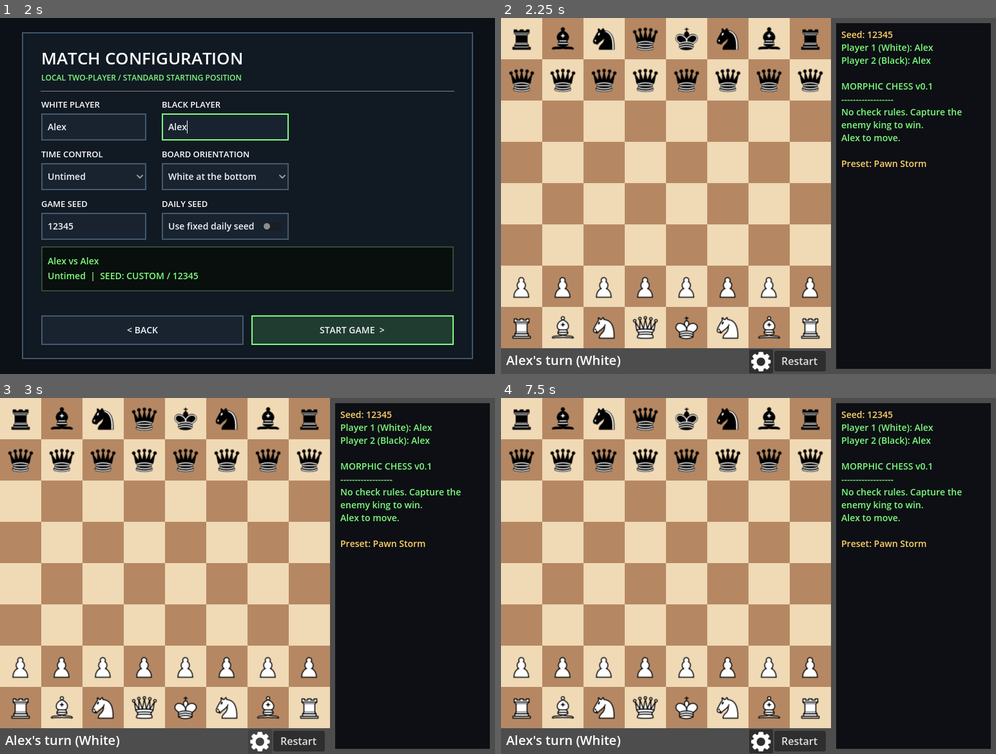
Above: before the commit, frames 1-4 (two rows, left to right).
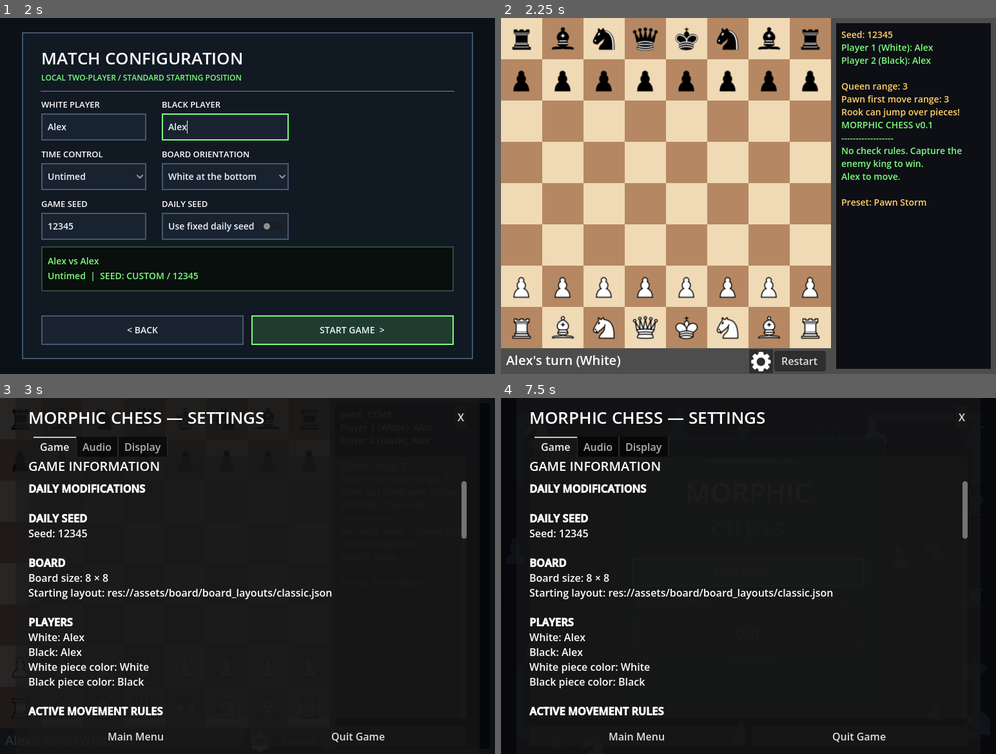
Above: after the commit, the same moments.

Repository: LaRosanera/morphic-chess
Game: Godot game, scene res://Scenes/Main/title_screen.tscn
Two runs of this game, one before a commit and one after it. Both use one fixed random seed, a clock stepped at 60 frames per second and the inputs below.
Inputs (mouse positions are in pixels of both pictures, inside the frame that each line leads up to):
- Up to frame 1 (2 s): click "NEW GAME >" at 0.5 s; click (94, 128) at 1.27 s; type "Alex" at 1.35 s; click (227, 128) at 1.5 s; type "Alex" at 1.58 s
- Up to frame 2 (2.25 s): click "START GAME >" at 2 s
- Up to frame 3 (3 s): click (262, 739) at 2.75 s
- Up to frame 4 (7.5 s): click (961, 415) at 3.5 s, where only the run after the commit has a clickable "X"; click "Restart" at 4.25 s; click "Restart" at 5 s; click "Restart" at 5.75 s; click (763, 739) at 6.5 s; click (639, 736) at 7.25 s, where only the run after the commit has a clickable "Main Menu"

Frame 1 is identical in both runs. In frame 2, 3.4% of the frame differs, in the area x 1-94%, y 14-53%; in frame 3, 69%, in the area x 0-100%, y 0-100%; in frame 4, 69%.

Commit message:
Settings
Added a settings window, still kind of broken

Diff:
--- a/Scenes/Chess/chess_board.tscn
+++ b/Scenes/Chess/chess_board.tscn
@@ -174,4 +174,4 @@
 text = "Knight"
 
 [connection signal="pressed" from="UI/Restart" to="." method="restart"]
-[connection signal="pressed" from="UI/settings" to="." method="restart"]
+[connection signal="pressed" from="UI/settings" to="." method="_on_settings_pressed"]
--- /dev/null
+++ b/Scenes/Main/settings.tscn
@@ -0,0 +1,179 @@
+[gd_scene format=3 uid="uid://bqd4qxf4oynm8"]
+
+[ext_resource type="Script" uid="uid://bt6eqnfhj6le7" path="res://scripts/main/settings.gd" id="1_lgwr1"]
+
+[node name="SettingsMenu" type="Control" unique_id=2112605759]
+layout_mode = 3
+anchors_preset = 15
+anchor_right = 1.0
+anchor_bottom = 1.0
+grow_horizontal = 2
+grow_vertical = 2
+script = ExtResource("1_lgwr1")
+
+[node name="Background" type="ColorRect" parent="." unique_id=415009024]
+layout_mode = 1
+anchors_preset = 15
+anchor_right = 1.0
+anchor_bottom = 1.0
+grow_horizontal = 2
+grow_vertical = 2
+color = Color(0.02, 0.025, 0.04, 0.85)
+
+[node name="Center" type="CenterContainer" parent="." unique_id=357535177]
+layout_mode = 1
+anchors_preset = 15
+anchor_right = 1.0
+anchor_bottom = 1.0
+grow_horizontal = 2
+grow_vertical = 2
+
+[node name="Panel" type="PanelContainer" parent="Center" unique_id=1808123505]
+custom_minimum_size = Vector2(720, 560)
+layout_mode = 2
+
+[node name="Margin" type="MarginContainer" parent="Center/Panel" unique_id=2025245667]
+layout_mode = 2
+theme_override_constants/margin_left = 20
+theme_override_constants/margin_top = 16
+theme_override_constants/margin_right = 20
+theme_override_constants/margin_bottom = 16
+
+[node name="Main" type="VBoxContainer" parent="Center/Panel/Margin" unique_id=1730567519]
+layout_mode = 2
+theme_override_constants/separation = 12
+
+[node name="Header" type="HBoxContainer" parent="Center/Panel/Margin/Main" unique_id=1755188629]
+layout_mode = 2
+
+[node name="Title" type="Label" parent="Center/Panel/Margin/Main/Header" unique_id=1448069198]
+layout_mode = 2
+size_flags_horizontal = 3
+theme_override_font_sizes/font_size = 26
+text = "MORPHIC CHESS — SETTINGS"
+
+[node name="Close" type="Button" parent="Center/Panel/Margin/Main/Header" unique_id=600830286]
+layout_mode = 2
+text = "X"
+
+[node name="Tabs" type="TabContainer" parent="Center/Panel/Margin/Main" unique_id=1993447441]
+layout_mode = 2
+size_flags_vertical = 3
+current_tab = 0
+
+[node name="Game" type="VBoxContainer" parent="Center/Panel/Margin/Main/Tabs" unique_id=95834213]
+layout_mode = 2
+theme_override_constants/separation = 10
+metadata/_tab_index = 0
+
+[node name="GameHeading" type="Label" parent="Center/Panel/Margin/Main/Tabs/Game" unique_id=1240399458]
+layout_mode = 2
+theme_override_font_sizes/font_size = 20
+text = "GAME INFORMATION"
+
+[node name="GameScroll" type="ScrollContainer" parent="Center/Panel/Margin/Main/Tabs/Game" unique_id=1284880475]
+layout_mode = 2
+size_flags_vertical = 3
+
+[node name="GameInfo" type="RichTextLabel" parent="Center/Panel/Margin/Main/Tabs/Game/GameScroll" unique_id=337515787]
+custom_minimum_size = Vector2(640, 400)
+layout_mode = 2
+size_flags_horizontal = 3
+bbcode_enabled = true
+text = "Loading game information..."
+fit_content = true
+
+[node name="Audio" type="VBoxContainer" parent="Center/Panel/Margin/Main/Tabs" unique_id=829913989]
+visible = false
+layout_mode = 2
+theme_override_constants/separation = 18
+metadata/_tab_index = 1
+
+[node name="AudioHeading" type="Label" parent="Center/Panel/Margin/Main/Tabs/Audio" unique_id=1477394033]
+layout_mode = 2
+theme_override_font_sizes/font_size = 20
+text = "AUDIO SETTINGS"
+
+[node name="MasterLabel" type="Label" parent="Center/Panel/Margin/Main/Tabs/Audio" unique_id=1892238160]
+layout_mode = 2
+text = "Master Volume"
+
+[node name="MasterSlider" type="HSlider" parent="Center/Panel/Margin/Main/Tabs/Audio" unique_id=1241007023]
+custom_minimum_size = Vector2(0, 28)
+layout_mode = 2
+size_flags_horizontal = 3
+max_value = 1.0
+step = 0.01
+value = 1.0
+
+[node name="MusicLabel" type="Label" parent="Center/Panel/Margin/Main/Tabs/Audio" unique_id=327811252]
+layout_mode = 2
+text = "Music Volume"
+
+[node name="MusicSlider" type="HSlider" parent="Center/Panel/Margin/Main/Tabs/Audio" unique_id=614068252]
+custom_minimum_size = Vector2(0, 28)
+layout_mode = 2
+size_flags_horizontal = 3
+max_value = 1.0
+step = 0.01
+value = 1.0
+
+[node name="SFXLabel" type="Label" parent="Center/Panel/Margin/Main/Tabs/Audio" unique_id=593708668]
+layout_mode = 2
+text = "Sound Effects Volume"
+
+[node name="SFXSlider" type="HSlider" parent="Center/Panel/Margin/Main/Tabs/Audio" unique_id=1104105770]
+custom_minimum_size = Vector2(0, 28)
+layout_mode = 2
+size_flags_horizontal = 3
+max_value = 1.0
+step = 0.01
+value = 1.0
+
+[node name="AudioNote" type="Label" parent="Center/Panel/Margin/Main/Tabs/Audio" unique_id=1573714139]
+layout_mode = 2
+text = "Music and SFX sliders require matching Audio buses."
+
+[node name="Display" type="VBoxContainer" parent="Center/Panel/Margin/Main/Tabs" unique_id=1207496147]
+visible = false
+layout_mode = 2
+theme_override_constants/separation = 12
+metadata/_tab_index = 2
+
+[node name="DisplayHeading" type="Label" parent="Center/Panel/Margin/Main/Tabs/Display" unique_id=2055772415]
+layout_mode = 2
+theme_override_font_sizes/font_size = 20
+text = "DISPLAY SETTINGS"
+
+[node name="ResolutionLabel" type="Label" parent="Center/Panel/Margin/Main/Tabs/Display" unique_id=1017012403]
+layout_mode = 2
+text = "Resolution"
+
+[node name="ResolutionOption" type="OptionButton" parent="Center/Panel/Margin/Main/Tabs/Display" unique_id=1841083251]
+layout_mode = 2
+disabled = true
+item_count = 1
+popup/item_0/text = "Coming soon"
+popup/item_0/id = 0
+
+[node name="DisplayNote" type="Label" parent="Center/Panel/Margin/Main/Tabs/Display" unique_id=810446697]
+layout_mode = 2
+text = "Resolution and fullscreen options will be implemented later."
+
+[node name="Footer" type="HBoxContainer" parent="Center/Panel/Margin/Main" unique_id=1416125039]
+layout_mode = 2
+theme_override_constants/separation = 10
+
+[node name="MainMenu" type="Button" parent="Center/Panel/Margin/Main/Footer" unique_id=1443098038]
+layout_mode = 2
+size_flags_horizontal = 3
+text = "Main Menu"
+
+[node name="Quit" type="Button" parent="Center/Panel/Margin/Main/Footer" unique_id=3721842]
+layout_mode = 2
+size_flags_horizontal = 3
+text = "Quit Game"
+
+[connection signal="pressed" from="Center/Panel/Margin/Main/Header/Close" to="." method="_on_close_pressed"]
+[connection signal="pressed" from="Center/Panel/Margin/Main/Footer/MainMenu" to="." method="_on_main_menu_pressed"]
+[connection signal="pressed" from="Center/Panel/Margin/Main/Footer/Quit" to="." method="_on_quit_pressed"]
--- a/assets/board/board_layouts/classic.json
+++ b/assets/board/board_layouts/classic.json
@@ -2,7 +2,7 @@
   "name": "Pawn Storm",
   "board": [
 	"rbnqknbr",
-	"qqqqqqqq",
+	"pppppppp",
 	"........",
 	"........",
 	"........",
--- a/assets/board/board_layouts/queen_storm.json
+++ b/assets/board/board_layouts/queen_storm.json
@@ -7,7 +7,7 @@
 	"........",
 	"........",
 	"........",
-	"PPPPPPPP",
+	"QQQQQQQQ",
     "RBNQKNBR"
   ]
 }
--- /dev/null
+++ b/data/daily_seed.json
@@ -0,0 +1 @@
+731942
--- a/scripts/chess/chessBoardScript.gd
+++ b/scripts/chess/chessBoardScript.gd
@@ -14,7 +14,7 @@
 @export var black_piece_scene: PackedScene
 ## Back-rank order, a-file to h-file.
 @export var back_rank: Array[String] = ["rook", "knight", "bishop", "queen", "king", "bishop", "knight", "rook"]
-
+var daily_changes: Array[String] = []
 @onready var tiles: TileMapLayer = $TileMapLayer
 @onready var pieces: Node2D = $Pieces
 @onready var highlights: Node2D = $Highlights
@@ -23,6 +23,7 @@
 @onready var log_box: RichTextLabel = $UI/Terminal/Log
 
 const LETTERS := {"p": "pawn", "n": "knight", "b": "bishop", "r": "rook", "q": "queen", "k": "king"}
+const SETTINGS_SCENE = preload("res://Scenes/Main/settings.tscn")
 
 ## static so it survives restart() reloading the scene
 static var preset_path := "res://assets/board/board_layouts/classic.json"
@@ -51,6 +52,8 @@
 	for r: MoveRule in $Rules.get_children():
 		rules[r.piece_type] = r
 
+	_apply_seeded_rules()
+
 	_spawn_pieces()
 
 	for b: Button in picker.get_children():
@@ -72,13 +75,25 @@
 	player1_name = str(config.get("white_name", "White"))
 	player2_name = str(config.get("black_name", "Black"))
 
-	game_seed = int(config.get("seed", get_tree().get_meta("game_seed", 0)))
+	# Read the seed from daily_seed.json
+	var seed_path := "res://daily_seed.json"
+
+	if FileAccess.file_exists(seed_path):
+		var seed_text := FileAccess.get_file_as_string(seed_path).strip_edges()
+
+		if seed_text.is_valid_int():
+			game_seed = int(seed_text)
+		else:
+			game_seed = int(config.get("seed", 0))
+	else:
+		game_seed = int(config.get("seed", get_tree().get_meta("game_seed", 0)))
 
 	rng.seed = game_seed
 
 	_log("Seed: %d" % game_seed, "#ffd166")
 	_log("Player 1 (White): %s" % player1_name)
 	_log("Player 2 (Black): %s\n" % player2_name)
+
 func _spawn_pieces() -> void:
 	if preset_path != "" and _spawn_from_file(preset_path):
 		return
@@ -87,7 +102,43 @@
 		_spawn("black", "pawn", Vector2i(x, 1))
 		_spawn("white", "pawn", Vector2i(x, 6))
 		_spawn("white", back_rank[x], Vector2i(x, 7))
-
+func _apply_seeded_rules() -> void:
+
+	# FEATURE 1: Randomize a sliding piece's range.
+	var sliding_pieces := ["rook", "bishop", "queen"]
+	var chosen_piece: String = sliding_pieces[rng.randi_range(0, 2)]
+
+	if rules.has(chosen_piece):
+		var rule: MoveRule = rules[chosen_piece]
+		rule.max_range = rng.randi_range(2, 7)
+
+		_log(
+			"%s range: %d" % [chosen_piece.capitalize(), rule.max_range],
+			"#ffd166"
+		)
+
+	# FEATURE 2: Randomize the pawn's first move distance.
+	if rules.has("pawn"):
+		var pawn_rule: MoveRule = rules["pawn"]
+		pawn_rule.first_move_range = rng.randi_range(2, 3)
+
+		_log(
+			"Pawn first move range: %d" % pawn_rule.first_move_range,
+			"#ffd166"
+		)
+
+	# FEATURE 3: Give a randomly selected sliding piece the ability to jump.
+	var jump_pieces := ["rook", "bishop"]
+	var jump_piece: String = jump_pieces[rng.randi_range(0, 1)]
+
+	if rules.has(jump_piece):
+		var jump_rule: MoveRule = rules[jump_piece]
+		jump_rule.jumps = true
+
+		_log(
+			"%s can jump over pieces!" % jump_piece.capitalize(),
+			"#ffd166"
+		)
 
 func _spawn_from_file(path: String) -> bool:
 	var data = JSON.parse_string(FileAccess.get_file_as_string(path))
@@ -215,7 +266,7 @@
 
 func _log_move(
 	p: AnimatedSprite2D,
-	from: Vector2i,
+	_from: Vector2i,
 	to: Vector2i,
 	victim_type: String
 ) -> void:
@@ -258,3 +309,9 @@
 			_current_player_name(),
 			turn.capitalize()
 		]
+
+
+func _on_settings_pressed() -> void:
+	var settings = SETTINGS_SCENE.instantiate()
+	get_tree().root.add_child(settings)
+	settings.call("setup", self)
--- /dev/null
+++ b/scripts/main/settings.gd
@@ -0,0 +1,102 @@
+
+extends Control
+
+const MAIN_MENU_PATH := "res://Scenes/Main/title_screen.tscn"
+
+var chess_board: Node2D
+
+@onready var game_info: RichTextLabel = $Center/Panel/Margin/Main/Tabs/Game/GameScroll/GameInfo
+
+@onready var master_slider: HSlider = $Center/Panel/Margin/Main/Tabs/Audio/MasterSlider
+@onready var music_slider: HSlider = $Center/Panel/Margin/Main/Tabs/Audio/MusicSlider
+@onready var sfx_slider: HSlider = $Center/Panel/Margin/Main/Tabs/Audio/SFXSlider
+
+
+func setup(board: Node2D) -> void:
+	chess_board = board
+	_refresh_game_info()
+
+
+func _ready() -> void:
+	set_anchors_and_offsets_preset(Control.PRESET_FULL_RECT)
+	z_index = 100
+	_setup_audio()
+
+func _refresh_game_info() -> void:
+	if not is_instance_valid(chess_board):
+		return
+
+	var lines: Array[String] = []
+	lines.append("[b]DAILY MODIFICATIONS[/b]")
+
+	for change in chess_board.daily_changes:
+		lines.append("• " + change)
+
+	lines.append("")
+	lines.append("[b]DAILY SEED[/b]")
+	lines.append("Seed: %d" % chess_board.game_seed)
+	lines.append("")
+
+	lines.append("[b]BOARD[/b]")
+	lines.append("Board size: 8 × 8")
+	lines.append("Starting layout: %s" % chess_board.preset_path)
+	lines.append("")
+
+	lines.append("[b]PLAYERS[/b]")
+	lines.append("White: %s" % chess_board.player1_name)
+	lines.append("Black: %s" % chess_board.player2_name)
+	lines.append("White piece color: White")
+	lines.append("Black piece color: Black")
+	lines.append("")
+
+	lines.append("[b]ACTIVE MOVEMENT RULES[/b]")
+	lines.append("The following values include today's modifications.")
+	lines.append("")
+
+	for piece_type in chess_board.rules:
+		var rule = chess_board.rules[piece_type]
+
+		lines.append("[color=yellow]%s[/color]" % piece_type.capitalize())
+		lines.append("Maximum range: %d" % rule.max_range)
+		lines.append("First move range: %d" % rule.first_move_range)
+		lines.append("Can jump: %s" % str(rule.jumps))
+		lines.append("Can promote: %s" % str(rule.promotes))
+		lines.append("Movement directions: %s" % str(rule.directions))
+		lines.append("Move-only directions: %s" % str(rule.move_only_directions))
+		lines.append("Capture-only directions: %s" % str(rule.capture_only_directions))
+		lines.append("")
+
+	game_info.text = "\n".join(lines)
+
+
+func _setup_audio() -> void:
+	_connect_audio_slider(master_slider, "Master")
+	_connect_audio_slider(music_slider, "Music")
+	_connect_audio_slider(sfx_slider, "SFX")
+
+
+func _connect_audio_slider(slider: HSlider, bus_name: String) -> void:
+	var bus_index := AudioServer.get_bus_index(bus_name)
+
+	if bus_index == -1:
+		slider.editable = false
+		return
+
+	slider.value = AudioServer.get_bus_volume_linear(bus_index)
+
+	slider.value_changed.connect(
+		func(value: float):
+			AudioServer.set_bus_volume_linear(bus_index, value)
+	)
+
+
+func _on_close_pressed() -> void:
+	queue_free()
+
+
+func _on_main_menu_pressed() -> void:
+	get_tree().change_scene_to_file(MAIN_MENU_PATH)
+
+
+func _on_quit_pressed() -> void:
+	get_tree().quit()
Not shown, added: scripts/main/settings.gd.uid
